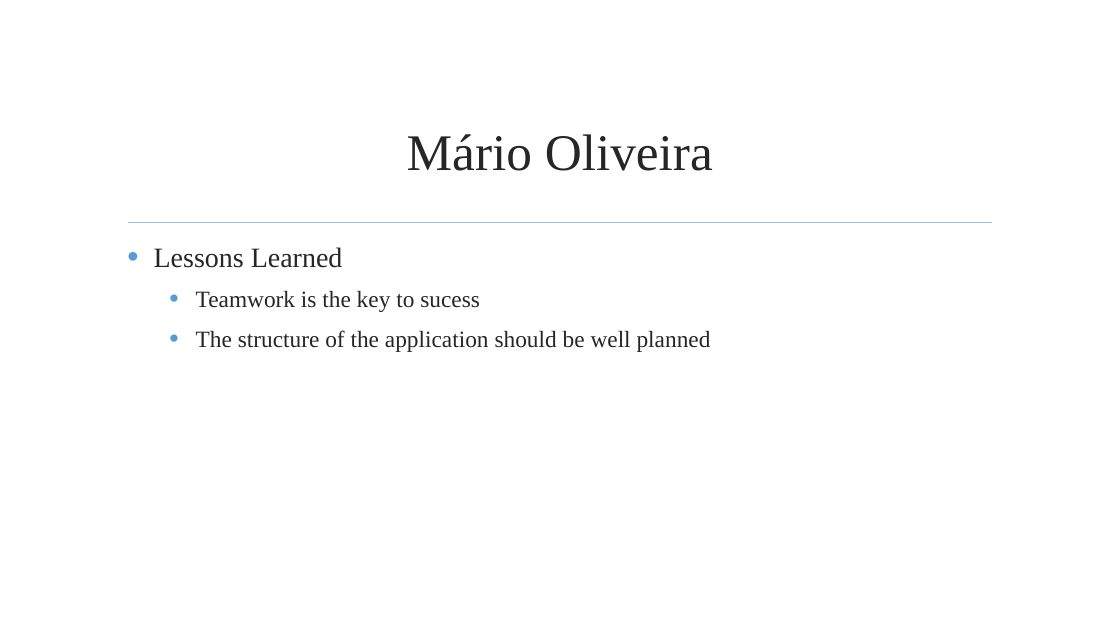
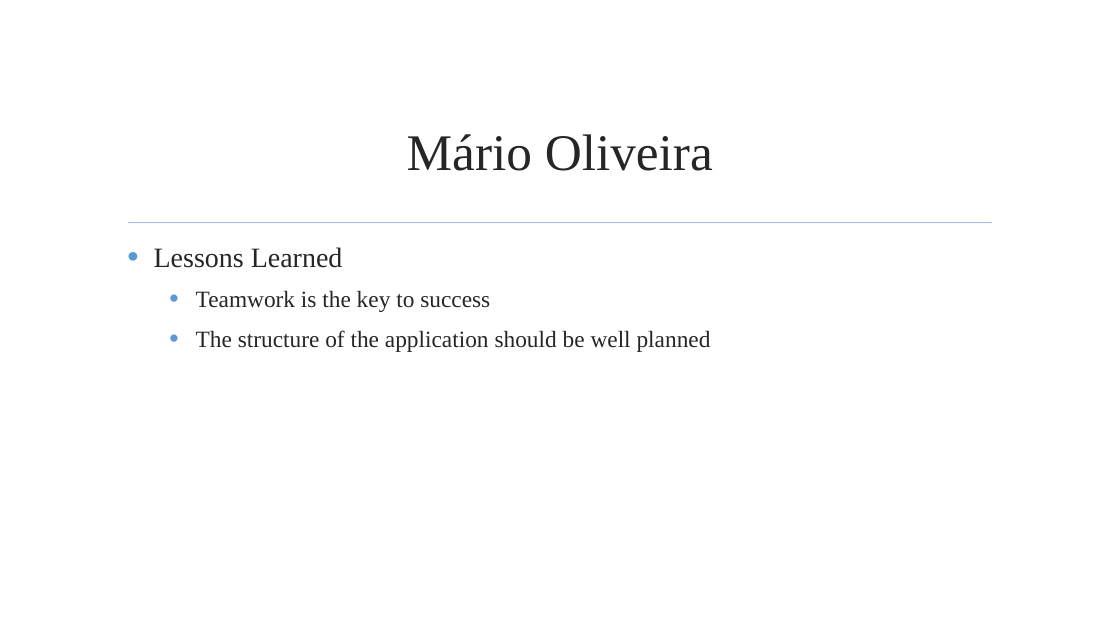
Before and after one commit to jmgirao/projetosoftware1213, a slide deck: slide 67 of Final Presentation/Presentation.pptx. Drawn at 1120x630 pixels with LibreOffice and Linux fonts; fonts in the diff are those of the drawing; background and template pictures are left out. Boxes give left, top, right and bottom in pixels: in the first picture for what was removed or moved away, otherwise in the second. Text is boxed around its words. In the diff, an @@ line names an element or a change of style, - is before the commit and + after.

```diff
--- a/Final Presentation/Presentation.pptx
+++ b/Final Presentation/Presentation.pptx
@@ text at (196,290,490,312): text changed @@
-  • Teamwork is the key to sucess
+  • Teamwork is the key to success
```
Also in this commit, not shown: 14 other slides changed.
